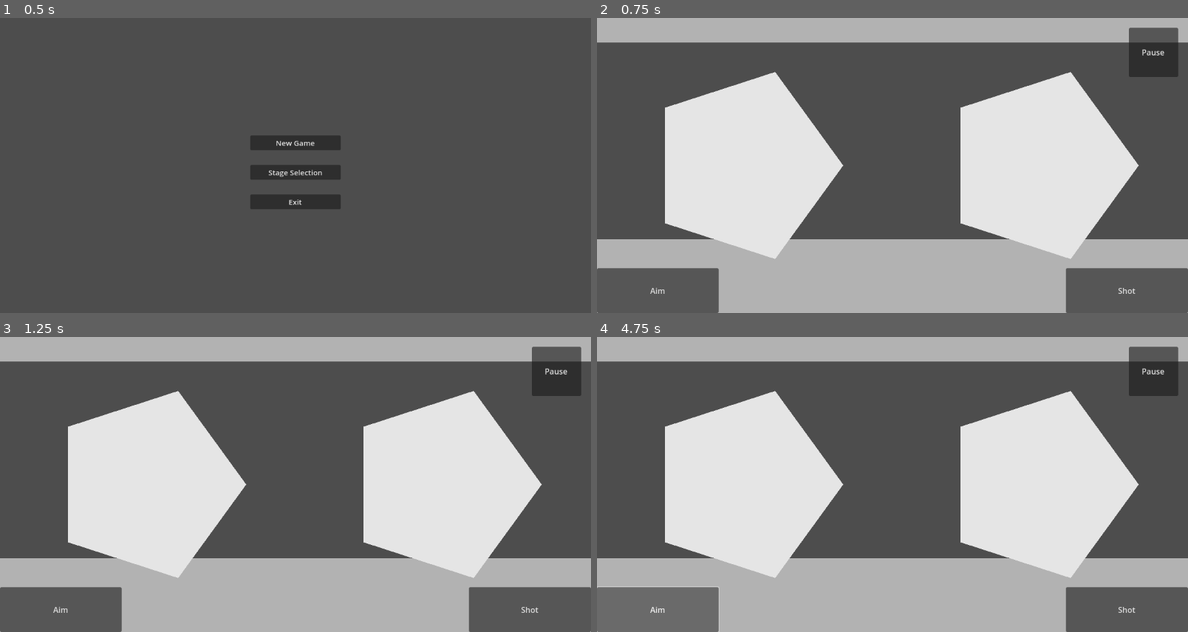
Above: before the commit, frames 1-4 (two rows, left to right).
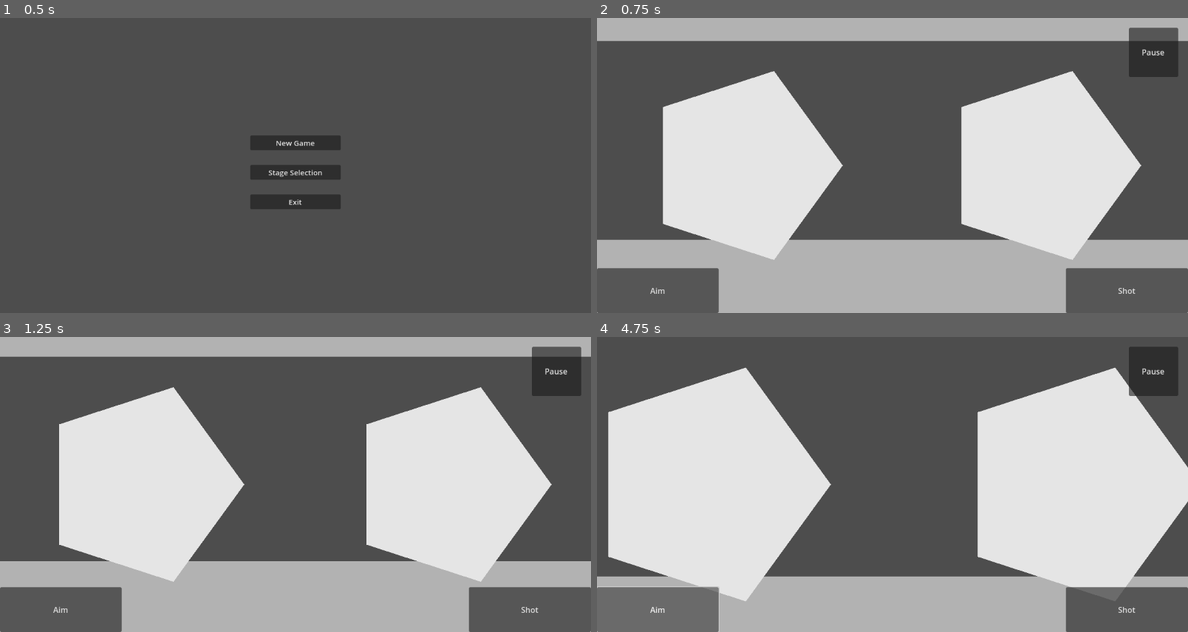
Above: after the commit, the same moments.

Repository: ezequielleonzybert/godot_android_project
Game: Godot game, scene res://scenes/MainMenu.tscn
Same seed, same stepped clock (60 frames per second), same inputs: the game is played once before the commit and once after it.
Inputs:
- Up to frame 1 (0.5 s): no input
- Up to frame 2 (0.75 s): click "New Game" at 0.5 s
- Up to frame 3 (1.25 s): no input
- Up to frame 4 (4.75 s): click "Aim" at 1.25 s; click "Shot" at 2 s; click "Aim" at 2.75 s; click "Shot" at 3.5 s; click "Aim" at 4.25 s

Frame 1 is identical in both runs. In frame 2, 1.9% of the frame differs, in the area x 0-100%, y 7-82%; in frame 3, 5.8%; in frame 4, 32%, in the area x 0-100%, y 0-90%.

Commit message:
hello there

Diff:
--- a/project.godot
+++ b/project.godot
@@ -42,6 +42,4 @@
 renderer/rendering_method="gl_compatibility"
 renderer/rendering_method.mobile="gl_compatibility"
 textures/vram_compression/import_etc2_astc=true
-anti_aliasing/screen_space_roughness_limiter/amount=4.0
 anti_aliasing/quality/msaa_2d=3
-anti_aliasing/quality/use_debanding=true
--- a/scenes/Stage01.tscn
+++ b/scenes/Stage01.tscn
@@ -1,5 +1,6 @@
-[gd_scene load_steps=3 format=3 uid="uid://c2id2msexdri8"]
+[gd_scene load_steps=4 format=3 uid="uid://c2id2msexdri8"]
 
+[ext_resource type="Script" path="res://scenes/camera.gd" id="2_5rhyy"]
 [ext_resource type="Script" path="res://src/stage.gd" id="2_hemjw"]
 [ext_resource type="PackedScene" uid="uid://dtcgpuqdard02" path="res://scenes/GUI.tscn" id="2_rqs44"]
 
@@ -8,4 +9,9 @@
 [node name="Stage" type="Node2D" parent="."]
 script = ExtResource("2_hemjw")
 
-[node name="GUI" parent="." instance=ExtResource("2_rqs44")]
+[node name="Camera2D" type="Camera2D" parent="."]
+script = ExtResource("2_5rhyy")
+
+[node name="CanvasLayer" type="CanvasLayer" parent="."]
+
+[node name="GUI" parent="CanvasLayer" instance=ExtResource("2_rqs44")]
--- /dev/null
+++ b/scenes/camera.gd
@@ -0,0 +1,13 @@
+extends Camera2D
+
+
+# Called when the node enters the scene tree for the first time.
+func _ready():
+	position.x = Global.width/2.0
+	position.y = Global.height/2.0
+	pass # Replace with function body.
+
+
+# Called every frame. 'delta' is the elapsed time since the previous frame.
+func _process(delta):
+	zoom += Vector2(0.001 , 0.001)
